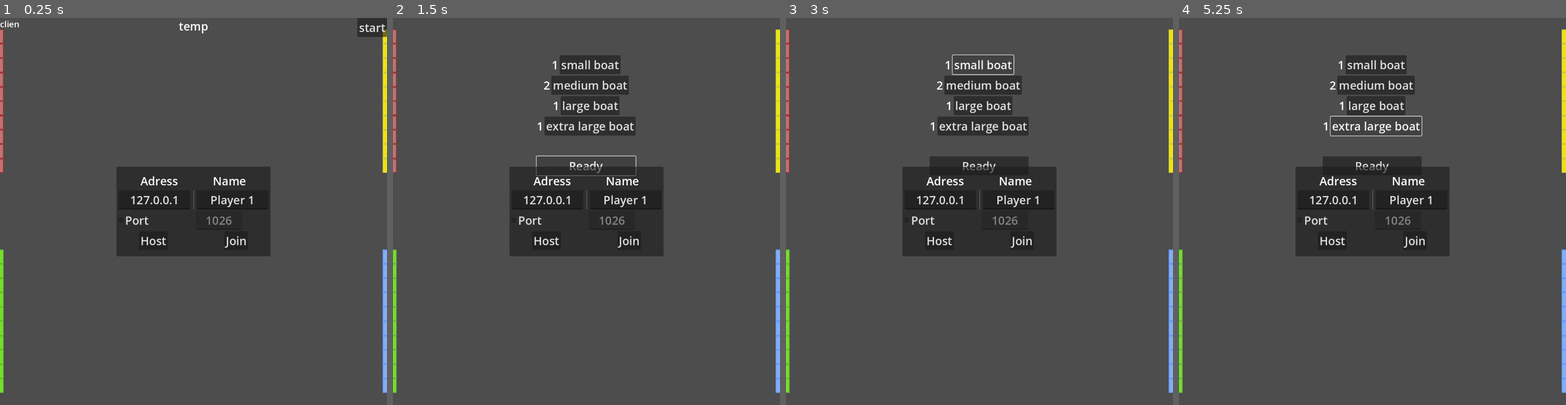
Above: before the commit, frames 1-4 (left to right).
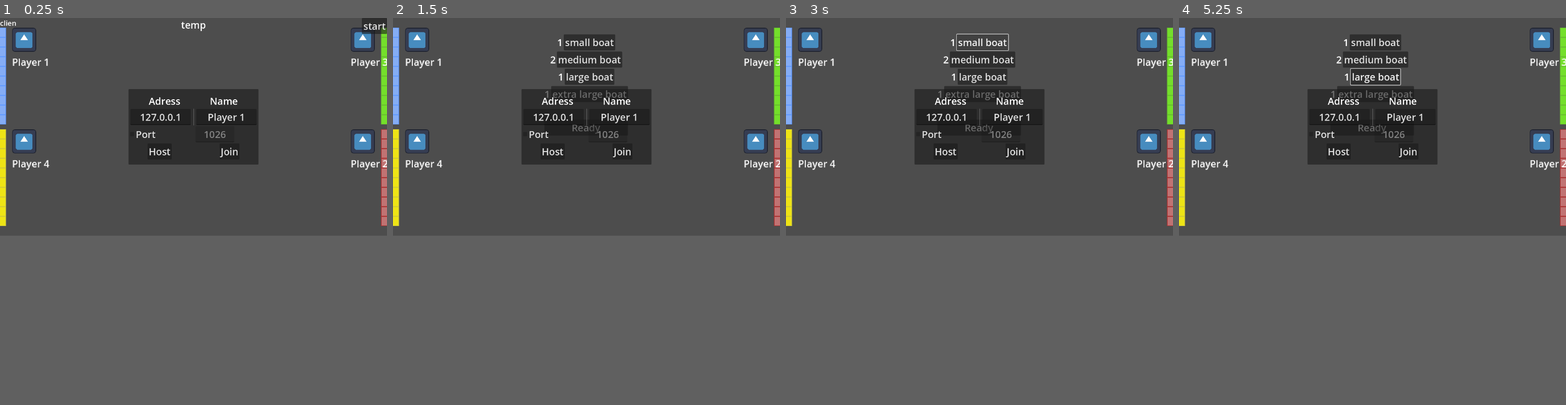
Above: after the commit, the same moments.

Repository: krunkske/battleships-godot
Game: Godot game, scene res://scenes/main.tscn
Two runs of this game, one before a commit and one after it. Both use one fixed random seed, a clock stepped at 60 frames per second and the inputs below. The engine's default icon, where the game draws it, is replaced by a stand-in: a white triangle on a blue panel in a dark square.
Inputs:
- Up to frame 1 (0.25 s): no input
- Up to frame 2 (1.5 s): click "start" at 0.5 s; click "Ready" at 1.25 s
- Up to frame 3 (3 s): click "Ready" at 2 s; click "small boat" at 2.75 s
- Up to frame 4 (5.25 s): click "medium boat" at 3.5 s; click "large boat" at 4.25 s; click "extra large boat" at 5 s
The window is 800x800 before the commit and 800x450 after it. Grey fills any space a smaller window leaves; there, only what the larger window draws over its background counts as a difference.

The runs differ from the first frame. In frame 1, 19% of the frame differs, in the area x 0-100%, y 0-97%; in frame 2, 19%; in frame 3, 18%; in frame 4, 19%, in the area x 0-100%, y 2-97%.
Error before the commit: Invalid access of index '-1' on a base object of type: 'Array'. (res://scripts/main.gd:314)
Error after the commit: Invalid access of index '-1' on a base object of type: 'Array'. (res://scripts/main.gd:340)

Commit message:
added username and icon mockup

Diff:
--- a/project.godot
+++ b/project.godot
@@ -23,8 +23,8 @@
 
 [display]
 
-window/size/viewport_width=1080
-window/size/viewport_height=1080
+window/size/viewport_width=1280
+window/size/viewport_height=720
 window/size/resizable=false
 
 [editor_plugins]
--- a/scenes/boat_select_menu.tscn
+++ b/scenes/boat_select_menu.tscn
@@ -27,7 +27,7 @@
 [node name="HSeparator2" type="HSeparator" parent="GridContainer"]
 self_modulate = Color(1, 1, 1, 0)
 layout_mode = 2
-theme_override_constants/separation = 100
+theme_override_constants/separation = 50
 
 [node name="HBoxContainer" type="HBoxContainer" parent="GridContainer"]
 layout_mode = 2
--- a/scenes/main.tscn
+++ b/scenes/main.tscn
@@ -1,7 +1,8 @@
-[gd_scene load_steps=23 format=3 uid="uid://duyqiactcy4sl"]
+[gd_scene load_steps=12 format=3 uid="uid://duyqiactcy4sl"]
 
 [ext_resource type="Script" path="res://scripts/main.gd" id="1_7bs27"]
 [ext_resource type="TileSet" uid="uid://x4aouaoehrm1" path="res://assets/sprites/tileset.tres" id="2_cdwms"]
+[ext_resource type="Texture2D" uid="uid://cbega3sso4nam" path="res://icon.svg" id="3_x00jf"]
 [ext_resource type="PackedScene" uid="uid://db6nesat63ie2" path="res://scenes/boat_select_menu.tscn" id="4_wajcg"]
 [ext_resource type="PackedScene" uid="uid://b5t8qvex1tfxf" path="res://scenes/top_gui.tscn" id="5_cxnur"]
 [ext_resource type="PackedScene" uid="uid://c45gsict2hygl" path="res://scenes/win_gui.tscn" id="5_r1e5o"]
@@ -19,160 +20,12 @@
 [sub_resource type="RectangleShape2D" id="RectangleShape2D_1pwqa"]
 size = Vector2(160, 160)
 
-[sub_resource type="Animation" id="Animation_tqapj"]
-resource_name = "RESET"
-length = 0.1
-tracks/0/type = "value"
-tracks/0/imported = false
-tracks/0/enabled = true
-tracks/0/path = NodePath("board1:position")
-tracks/0/interp = 1
-tracks/0/loop_wrap = true
-tracks/0/keys = {
-"times": PackedFloat32Array(0),
-"transitions": PackedFloat32Array(1),
-"update": 0,
-"values": [Vector2(1068, 646)]
-}
-
-[sub_resource type="Animation" id="Animation_nh42y"]
-resource_name = "board_in"
-tracks/0/type = "value"
-tracks/0/imported = false
-tracks/0/enabled = true
-tracks/0/path = NodePath("board1:position")
-tracks/0/interp = 1
-tracks/0/loop_wrap = true
-tracks/0/keys = {
-"times": PackedFloat32Array(0, 1),
-"transitions": PackedFloat32Array(0.2, 0.2),
-"update": 0,
-"values": [Vector2(1068, 646), Vector2(648, 646)]
-}
-
-[sub_resource type="AnimationLibrary" id="AnimationLibrary_ulwq5"]
-_data = {
-"RESET": SubResource("Animation_tqapj"),
-"board_in": SubResource("Animation_nh42y")
-}
-
-[sub_resource type="Animation" id="Animation_n70b3"]
-resource_name = "RESET"
-length = 0.1
-tracks/0/type = "value"
-tracks/0/imported = false
-tracks/0/enabled = true
-tracks/0/path = NodePath("board2:position")
-tracks/0/interp = 1
-tracks/0/loop_wrap = true
-tracks/0/keys = {
-"times": PackedFloat32Array(0),
-"transitions": PackedFloat32Array(1),
-"update": 0,
-"values": [Vector2(-390, 32)]
-}
-
-[sub_resource type="Animation" id="Animation_jdxhh"]
-resource_name = "board_in"
-tracks/0/type = "value"
-tracks/0/imported = false
-tracks/0/enabled = true
-tracks/0/path = NodePath("board2:position")
-tracks/0/interp = 1
-tracks/0/loop_wrap = true
-tracks/0/keys = {
-"times": PackedFloat32Array(0, 1),
-"transitions": PackedFloat32Array(0.2, 0.2),
-"update": 0,
-"values": [Vector2(-390, 32), Vector2(32, 32)]
-}
-
-[sub_resource type="AnimationLibrary" id="AnimationLibrary_sdwrb"]
-_data = {
-"RESET": SubResource("Animation_n70b3"),
-"board_in": SubResource("Animation_jdxhh")
-}
-
-[sub_resource type="Animation" id="Animation_onasw"]
-resource_name = "RESET"
-length = 0.1
-tracks/0/type = "value"
-tracks/0/imported = false
-tracks/0/enabled = true
-tracks/0/path = NodePath("board3:position")
-tracks/0/interp = 1
-tracks/0/loop_wrap = true
-tracks/0/keys = {
-"times": PackedFloat32Array(0),
-"transitions": PackedFloat32Array(1),
-"update": 0,
-"values": [Vector2(-390, 646)]
-}
-
-[sub_resource type="Animation" id="Animation_if8rk"]
-resource_name = "board_in"
-tracks/0/type = "value"
-tracks/0/imported = false
-tracks/0/enabled = true
-tracks/0/path = NodePath("board3:position")
-tracks/0/interp = 1
-tracks/0/loop_wrap = true
-tracks/0/keys = {
-"times": PackedFloat32Array(0, 1),
-"transitions": PackedFloat32Array(0.2, 0.2),
-"update": 0,
-"values": [Vector2(-390, 646), Vector2(32, 646)]
-}
-
-[sub_resource type="AnimationLibrary" id="AnimationLibrary_q4abw"]
-_data = {
-"RESET": SubResource("Animation_onasw"),
-"board_in": SubResource("Animation_if8rk")
-}
-
-[sub_resource type="Animation" id="Animation_slyj3"]
-resource_name = "RESET"
-length = 0.1
-tracks/0/type = "value"
-tracks/0/imported = false
-tracks/0/enabled = true
-tracks/0/path = NodePath("board4:position")
-tracks/0/interp = 1
-tracks/0/loop_wrap = true
-tracks/0/keys = {
-"times": PackedFloat32Array(0),
-"transitions": PackedFloat32Array(1),
-"update": 0,
-"values": [Vector2(1068, 32)]
-}
-
-[sub_resource type="Animation" id="Animation_qu6ev"]
-resource_name = "board_in"
-tracks/0/type = "value"
-tracks/0/imported = false
-tracks/0/enabled = true
-tracks/0/path = NodePath("board4:position")
-tracks/0/interp = 1
-tracks/0/loop_wrap = true
-tracks/0/keys = {
-"times": PackedFloat32Array(0, 1),
-"transitions": PackedFloat32Array(0.2, 0.2),
-"update": 0,
-"values": [Vector2(1068, 32), Vector2(648, 32)]
-}
-
-[sub_resource type="AnimationLibrary" id="AnimationLibrary_8uqbh"]
-_data = {
-"RESET": SubResource("Animation_slyj3"),
-"board_in": SubResource("Animation_qu6ev")
-}
-
 [node name="main" type="Node"]
 script = ExtResource("1_7bs27")
 
 [node name="board1" type="TileMap" parent="."]
-position = Vector2(1068, 646)
-scale = Vector2(2.5, 2.5)
+position = Vector2(-300, 32)
+scale = Vector2(2, 2)
 tile_set = ExtResource("2_cdwms")
 format = 2
 layer_0/name = "water"
@@ -192,9 +45,25 @@
 position = Vector2(69.9999, 70)
 shape = SubResource("RectangleShape2D_pgpei")
 
+[node name="user_icon" type="TextureRect" parent="board1"]
+offset_left = 170.0
+offset_right = 210.0
+offset_bottom = 40.0
+texture = ExtResource("3_x00jf")
+expand_mode = 1
+
+[node name="username" type="Label" parent="board1"]
+offset_left = 170.0
+offset_top = 45.0
+offset_right = 210.0
+offset_bottom = 68.0
+text = "Player 1"
+visible_characters = 20
+visible_ratio = 2.85714
+
 [node name="board2" type="TileMap" parent="."]
-position = Vector2(-390, 32)
-scale = Vector2(2.5, 2.5)
+position = Vector2(1260, 32)
+scale = Vector2(2, 2)
 tile_set = ExtResource("2_cdwms")
 format = 2
 layer_0/name = "water"
@@ -213,9 +82,24 @@
 position = Vector2(80, 80)
 shape = SubResource("RectangleShape2D_bhley")
 
+[node name="user_icon" type="TextureRect" parent="board2"]
+offset_left = -50.0
+offset_right = -10.0
+offset_bottom = 40.0
+texture = ExtResource("3_x00jf")
+expand_mode = 1
+
+[node name="username" type="Label" parent="board2"]
+offset_left = -50.0
+offset_top = 45.0
+offset_right = 12.0
+offset_bottom = 68.0
+text = "Player 2"
+visible_characters = 20
+
 [node name="board3" type="TileMap" parent="."]
-position = Vector2(-390, 646)
-scale = Vector2(2.5, 2.5)
+position = Vector2(1260, 368)
+scale = Vector2(2, 2)
 tile_set = ExtResource("2_cdwms")
 format = 2
 layer_0/name = "water"
@@ -234,9 +118,23 @@
 position = Vector2(80, 80)
 shape = SubResource("RectangleShape2D_crde5")
 
+[node name="user_icon" type="TextureRect" parent="board3"]
+offset_left = -50.0
+offset_right = -10.0
+offset_bottom = 40.0
+texture = ExtResource("3_x00jf")
+expand_mode = 2
+
+[node name="username" type="Label" parent="board3"]
+offset_left = -50.0
+offset_top = 45.0
+offset_right = 12.0
+offset_bottom = 68.0
+text = "Player 3"
+
 [node name="board4" type="TileMap" parent="."]
-position = Vector2(1068, 32)
-scale = Vector2(2.5, 2.5)
+position = Vector2(-300, 368)
+scale = Vector2(2, 2)
 tile_set = ExtResource("2_cdwms")
 format = 2
 layer_0/name = "water"
@@ -255,6 +153,20 @@
 position = Vector2(80, 80)
 shape = SubResource("RectangleShape2D_1pwqa")
 
+[node name="user_icon" type="TextureRect" parent="board4"]
+offset_left = 170.0
+offset_right = 210.0
+offset_bottom = 40.0
+texture = ExtResource("3_x00jf")
+expand_mode = 1
+
+[node name="username" type="Label" parent="board4"]
+offset_left = 170.0
+offset_top = 45.0
+offset_right = 232.0
+offset_bottom = 68.0
+text = "Player 4"
+
 [node name="GUI" type="Node" parent="."]
 
 [node name="win_GUI" parent="GUI" instance=ExtResource("5_r1e5o")]
@@ -270,26 +182,6 @@
 
 [node name="lobby_UI" parent="GUI" instance=ExtResource("6_qph72")]
 
-[node name="AnimationPlayer1" type="AnimationPlayer" parent="."]
-libraries = {
-"": SubResource("AnimationLibrary_ulwq5")
-}
-
-[node name="AnimationPlayer2" type="AnimationPlayer" parent="."]
-libraries = {
-"": SubResource("AnimationLibrary_sdwrb")
-}
-
-[node name="AnimationPlayer3" type="AnimationPlayer" parent="."]
-libraries = {
-"": SubResource("AnimationLibrary_q4abw")
-}
-
-[node name="AnimationPlayer4" type="AnimationPlayer" parent="."]
-libraries = {
-"": SubResource("AnimationLibrary_8uqbh")
-}
-
 [connection signal="mouse_entered" from="board1/Area2D" to="." method="mouse_board_1"]
 [connection signal="mouse_entered" from="board2/Area2D2" to="." method="mouse_board_2"]
 [connection signal="mouse_entered" from="board3/Area2D3" to="." method="mouse_board_3"]
--- a/scripts/main.gd
+++ b/scripts/main.gd
@@ -4,6 +4,10 @@
 var last_hovered_cell
 var current_hovered_cell
 var current_hovered_board
+var screen_size
+
+var boardTweens = []
+var boardsEndPos = []
 
 #not used yet but should prob do in the future
 const water_layer = 0
@@ -12,11 +16,17 @@
 const preview_layer = 3
 
 func _ready():
+
 	#aLoad.you.global_position = (get_viewport().get_visible_rect().size/2) - Vector2(200,200) + get_viewport().get_visible_rect().size/5
 	#aLoad.opponent.global_position = (get_viewport().get_visible_rect().size/2) - Vector2(200,200) - get_viewport().get_visible_rect().size/5
-	for i in range(1, 5):
-		self.get_node("AnimationPlayer" + str(i)).play("RESET")
 	current_hovered_board = $board1
+
+	screen_size = get_viewport().get_visible_rect().size
+	#size of a board  is 320 by 320, should stick out 20px and should be 32px from the edges of the screen
+	boardsEndPos = [Vector2(32, 32), Vector2(screen_size.x - 352, screen_size.y - 352),  Vector2(screen_size.x - 352, 32), Vector2(32, screen_size.y - 352)] #clockwise
+
+	reset_boards()
+
 
 func _process(delta):
 	if aLoad.gameloop == "pregame":
@@ -54,6 +64,22 @@
 			current_hovered_cell = aLoad.yourTilemap.local_to_map(aLoad.yourTilemap.get_local_mouse_position())
 			last_hovered_cell = current_hovered_cell
 			preview(current_hovered_cell)
+
+func create_tweens():
+	for i in len(aLoad.players):
+		var tween = get_tree().create_tween()
+		tween.set_trans(Tween.TRANS_CUBIC)
+		tween.tween_property(aLoad.players[i][2], "position", boardsEndPos[i], 1.0)
+		tween.stop()
+		boardTweens.append(tween)
+
+func reset_boards():
+	clear_all_layers()
+
+	$board1.position = Vector2(-300,32)
+	$board2.position = Vector2(screen_size.x - 20, screen_size.y - 352)
+	$board3.position = Vector2(screen_size.x - 20, 32)
+	$board4.position = Vector2(-300, screen_size.y - 352)
 
 #previews a boat on the preview layer
 #params: cell to start at
@@ -314,9 +340,9 @@
 	aLoad.yourTilemap = aLoad.players[aLoad.yourPosition][2]
 
 	#plays the animations for the boards fading in
-	for i in len(aLoad.players):
-		print("played board" + str(i+1) + "_in")
-		self.get_node("AnimationPlayer" + str(i+1)).play("board_in")
+	create_tweens()
+	for i in boardTweens:
+		i.play()
 
 	print("playerList " + str(multiplayer.get_unique_id()) + " : " + str(aLoad.players))
 
